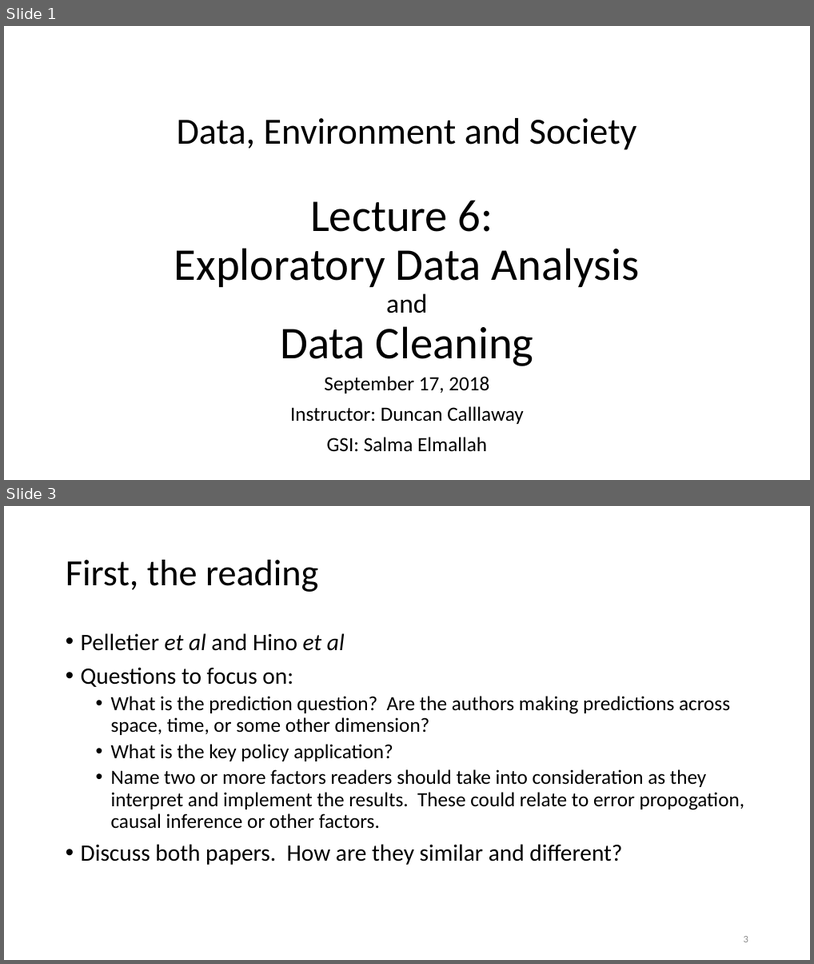
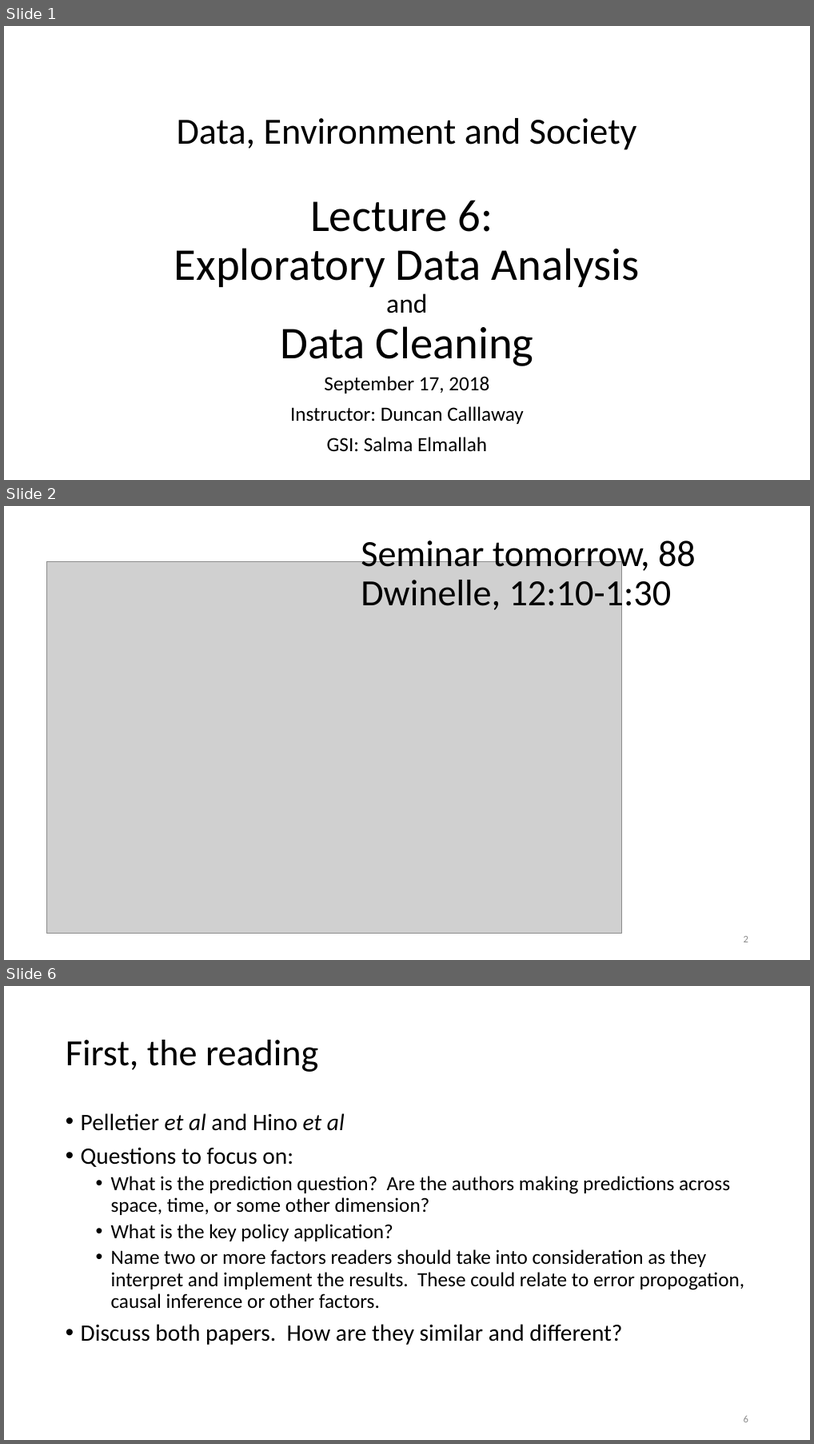
Before and after one commit to nickolasclarke/ER131, a slide deck: lecture/Lecture 06 Sept 17/6 Data Cleaning, EDA.pptx. Shown one above the other, each under a label of ours: slides 1 and 3 before the commit, slides 1, 2 and 6 after it; the slides between them are not shown. The pictures are 814x964 and 814x1444 pixels, drawn with LibreOffice and Linux fonts; fonts in the diff are those of the drawing; grey boxes stand for pictures. Boxes give left, top, right and bottom in pixels: in the first picture for what was removed or moved away, otherwise in the second. Text is boxed around its words. In the diff, an @@ line names an element or a change of style, - is before the commit and + after.

```diff
--- a/lecture/Lecture 06 Sept 17/6 Data Cleaning, EDA.pptx
+++ b/lecture/Lecture 06 Sept 17/6 Data Cleaning, EDA.pptx
@@ slide 2 added at (x1=4, y1=506, x2=810, y2=960), background #FFFFFF @@
@@ title added at (x1=361, y1=540, x2=696, y2=615), 44 pt, text #000000 @@
+Seminar tomorrow, 88 Dwinelle, 12:10-1:30
@@ picture added at (x1=46, y1=562, x2=622, y2=933) @@
@@ page number added at (x1=744, y1=936, x2=749, y2=942), 12 pt, text #8C8C8C @@
+2
@@ what was slide 3 is now slide 6 @@
@@ page number at (x1=744, y1=1415, x2=749, y2=1422): text changed @@
-3
+6
```
Also in this commit, not shown: 1 slide changed, 9 other slides added, 3 other files.
